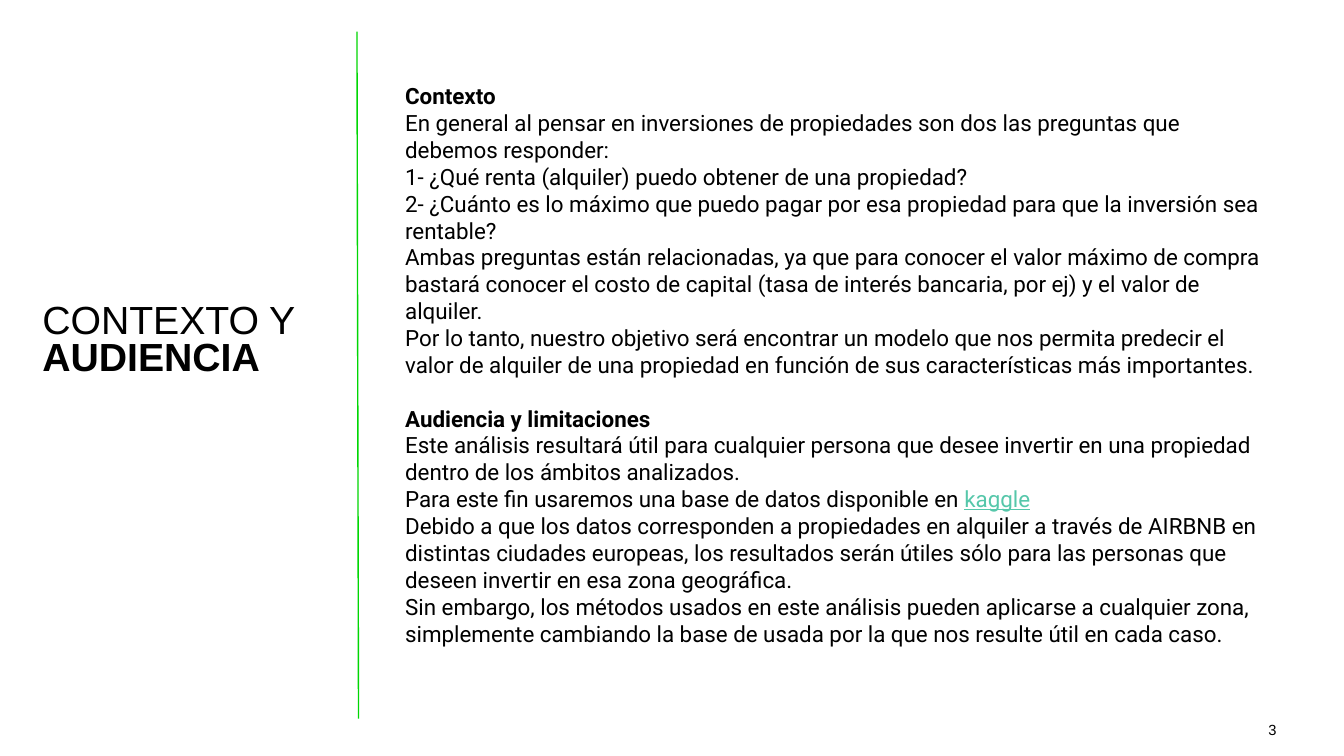
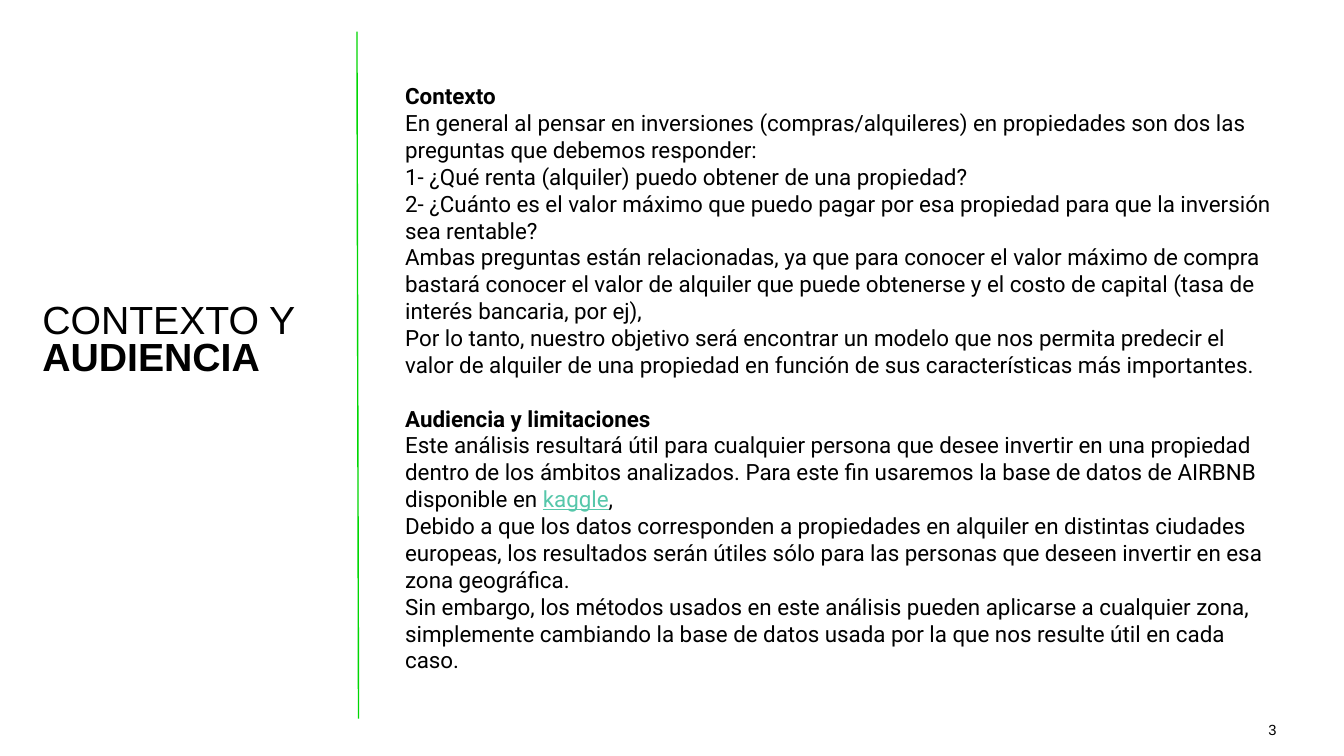
Before and after one commit to tekluis/CoderHouse, a slide deck: slide 3 of 11-PRESENTACION_TEK.pptx. Drawn at 1344x756 pixels with LibreOffice and Linux fonts; fonts in the diff are those of the drawing. Boxes give left, top, right and bottom in pixels: in the first picture for what was removed or moved away, otherwise in the second. Text is boxed around its words. In the diff, an @@ line names an element or a change of style, - is before the commit and + after.

```diff
--- a/11-PRESENTACION_TEK.pptx
+++ b/11-PRESENTACION_TEK.pptx
@@ text at [405, 113, 1245, 163]: text changed @@
-En general al pensar en inversiones de propiedades son dos las preguntas que debemos responder:
+En general al pensar en inversiones (compras/alquileres) en propiedades son dos las preguntas que debemos responder:
@@ text at [405, 195, 1270, 324]: text changed @@
-2- ¿Cuánto es lo máximo que puedo pagar por esa propiedad para que la inversión sea rentable?
-Ambas preguntas están relacionadas, ya que para conocer el valor máximo de compra bastará conocer el costo de capital (tasa de interés bancaria, por ej) y el valor de alquiler.
+2- ¿Cuánto es el valor máximo que puedo pagar por esa propiedad para que la inversión sea rentable?
+Ambas preguntas están relacionadas, ya que para conocer el valor máximo de compra bastará conocer el valor de alquiler que puede obtenerse y el costo de capital (tasa de interés bancaria, por ej),
@@ text at [405, 436, 1262, 669]: text changed @@
-Este análisis resultará útil para cualquier persona que desee invertir en una propiedad dentro de los ámbitos analizados.
-Para este fin usaremos una base de datos disponible en kaggle
-Debido a que los datos corresponden a propiedades en alquiler a través de AIRBNB en distintas ciudades europeas, los resultados serán útiles sólo para las personas que deseen invertir en esa zona geográfica.
-Sin embargo, los métodos usados en este análisis pueden aplicarse a cualquier zona, simplemente cambiando la base de usada por la que nos resulte útil en cada caso.
+Este análisis resultará útil para cualquier persona que desee invertir en una propiedad dentro de los ámbitos analizados. Para este fin usaremos la base de datos de AIRBNB disponible en kaggle,
+Debido a que los datos corresponden a propiedades en alquiler en distintas ciudades europeas, los resultados serán útiles sólo para las personas que deseen invertir en esa zona geográfica.
+Sin embargo, los métodos usados en este análisis pueden aplicarse a cualquier zona, simplemente cambiando la base de datos usada por la que nos resulte útil en cada caso.
```
Also in this commit, not shown: 3 other slides changed, 6 slides added, 6 slides removed.
